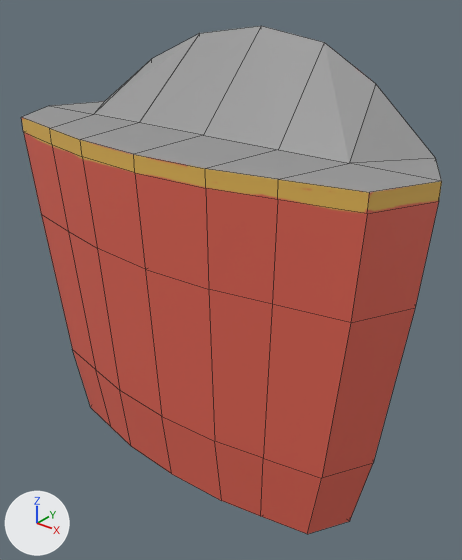
One commit to the Blender file Seagull Simulator/Assets/BlendModels/FriesBox.blend: the scene before it, then after it.
Camera for both pictures: a 50 mm camera at (2.25, -2.57, 1.88) aimed at (0.13, 0.07, 0.24). Lighting does not change. The marker at lower left points along +X, +Y and +Z. Mesh edges are drawn as thin lines.
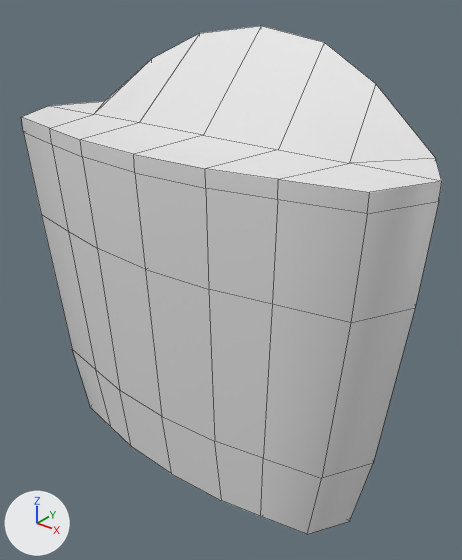
What the commit changed:
In material 'Material.001' (mat_material_001), texture is no longer img_friesboxtex_png.
In material 'Material.001' (mat_material_001), base_color is now set to (0.8, 0.8, 0.8), white #e7e7e7.
me_cube_003 has 93 vertices, 98 faces and spans x -1.32..1.32, y -0.51..0.51, z -1.0..1.6.
me_cube_003 is used by ob_cube; location (0.0, 0.0, 0.0).
me_cube_003 part 1: edges marked sharp go from 0 to 44.

Changed parts and their boxes [x1, y1, x2, y2] in the pictures (462 x 560 px):
'Cube', surface changed, shading changed
    both: [21, 26, 442, 534]
